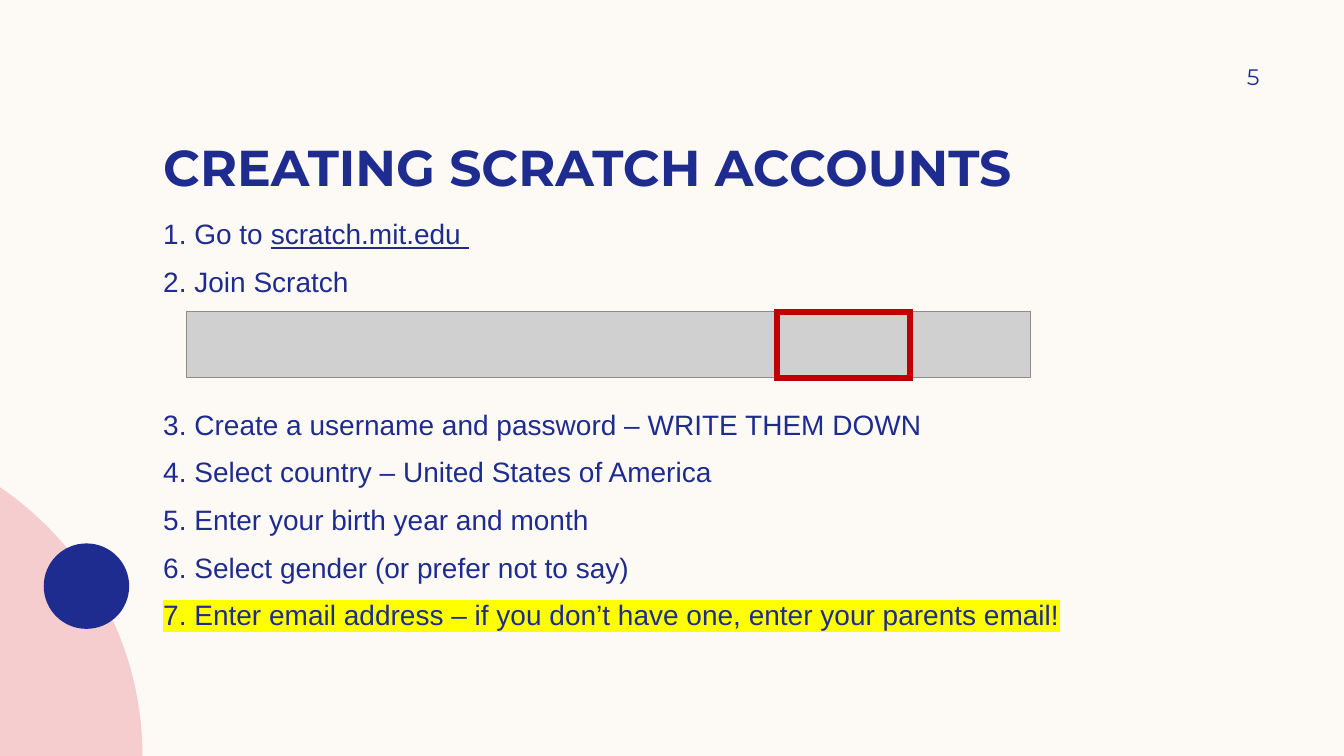
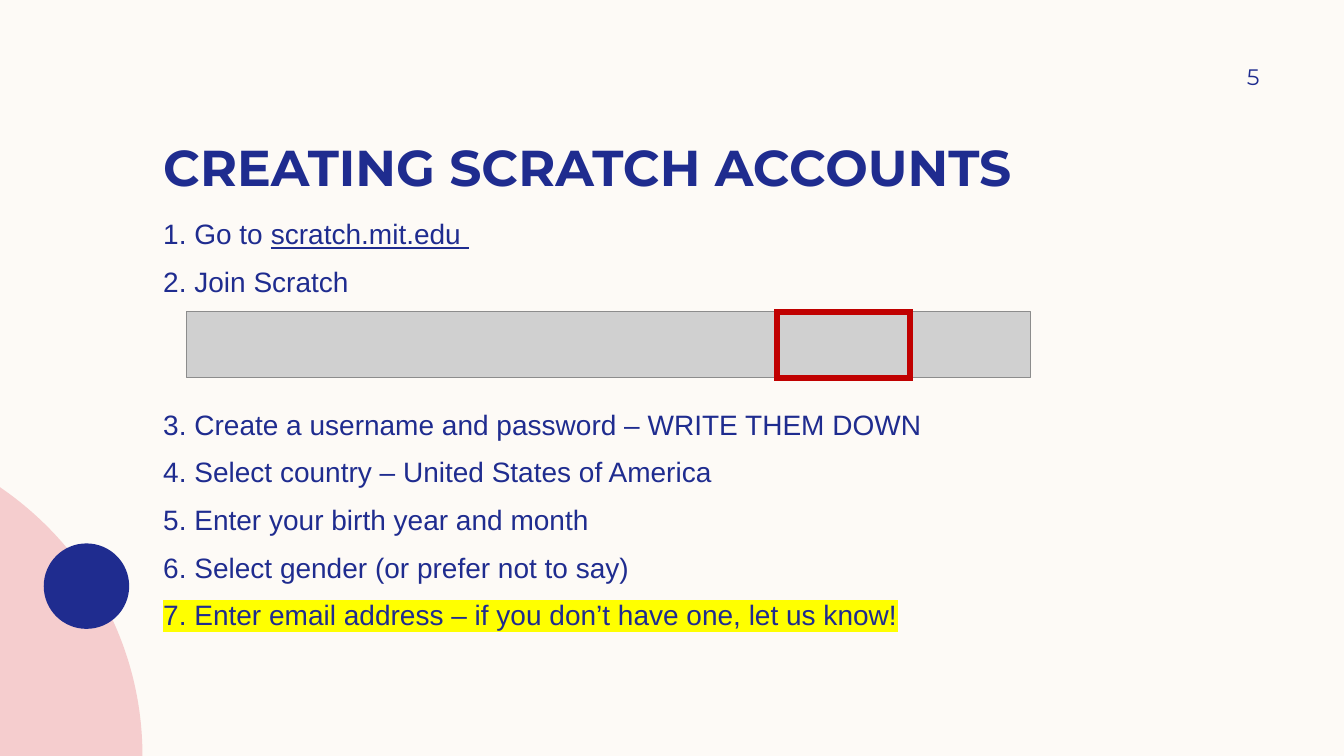
Before and after one commit to coding4girls/summercoding, a slide deck: slide 5 of Week 1 Curriculum.pptx. Drawn at 1344x756 pixels with LibreOffice and Linux fonts; fonts in the diff are those of the drawing; grey boxes stand for pictures; background and template pictures are left out. Boxes give left, top, right and bottom in pixels: in the first picture for what was removed or moved away, otherwise in the second. Text is boxed around its words. In the diff, an @@ line names an element or a change of style, - is before the commit and + after.

```diff
--- a/Week 1 Curriculum.pptx
+++ b/Week 1 Curriculum.pptx
@@ text at [163, 604, 896, 630]: text changed @@
-7. Enter email address – if you don’t have one, enter your parents email!
+7. Enter email address – if you don’t have one, let us know!
```
Also in this commit, not shown: 4 other slides changed, 8 slides added, 1 slide removed.
